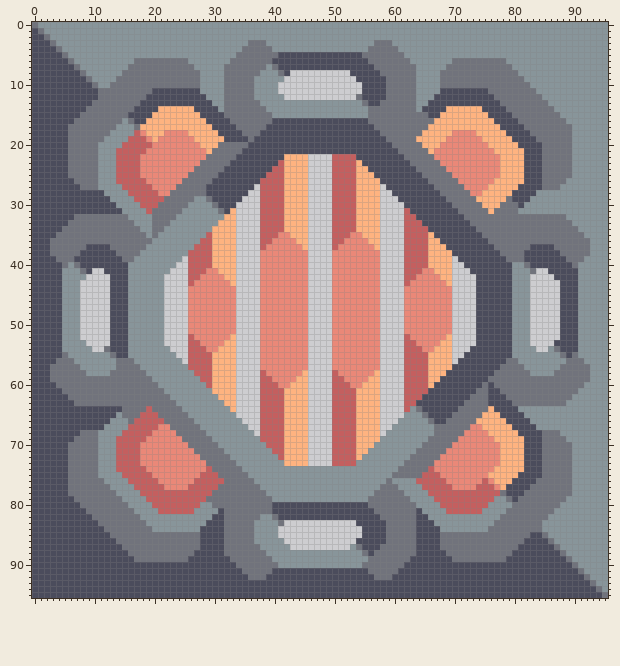
Sprite sheet: assets/sprites/blocks/crafting/smelter-t0/smelter-t0.png. The picture above is the old version.
The file is 96x96 pixels.
The same view after the edit:
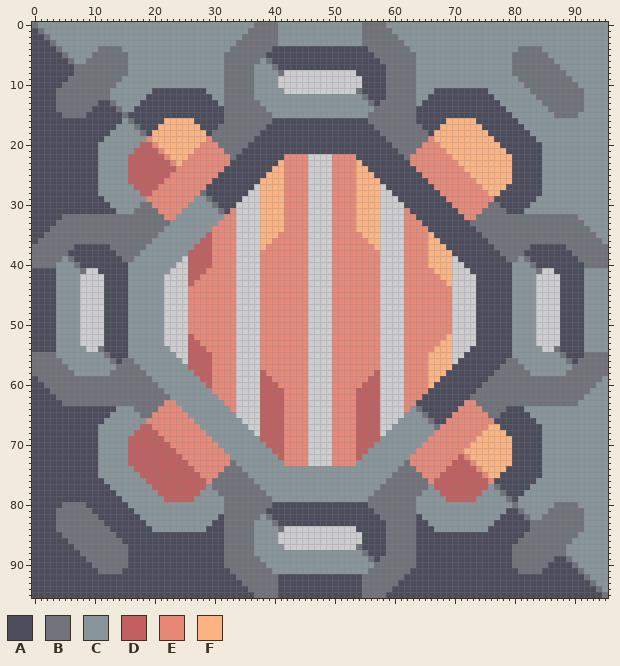
Palette (. is transparent): A #4b4c5c  B #71737c  C #88959a  D #c45f5f  E #ea8878  F #feb380
Change:
Changed rows in their new state; - is an unchanged pixel.
first column x 0:
 0 -------------------------------------BBBB--------------BBBB-------------------------------------
 1 ------------------------------------BBBBB--------------BBBBB------------------------------------
 2 -----------------------------------BBBBBB--------------BBBBBB-----------------------------------
 3 ----------------------------------BB---BB--------------BB---BB----------------------------------
 4 -----------BBBB------------------BB-----AAAAAAAAAAAAAAAA-----BB------------------BBBB-----------
 5 ----------BBBBBB----------------BB-----AA--------------AA-----BB----------------BBBBBB----------
 6 ---------BBBBBBB-CCCCCCCCC------B-----C-----------------AA-----B------CCCCCCCCC-BBBBBBB---------
 7 --------BBBBBBBBCCCCCCCCCCC----------CC------------------AA----------CCCCCCCCCCCBBBBBBBB--------
 8 -------B-BBBBBB-CCCCCCCCCCCC---------C----.----------.----A---------CCCCCCCCCCCC-BBBBBBBB-------
 9 ------BBB-BBBB-CCCCCCCCCCCCC-------------.------------.-------------CCCCCCCCCCCCC-BBBBBBBB------
10 -----BBBBB-BB-CCCCCCCCCCCCCC----------------------------------------CCCCCCCCCCCCCC-BBBBBBBB-----
11 ----BBBBBBB--CCCCCCC--------A------------C------------B------------A--------CCCCCCC-BBBBBBBB----
12 ----BBBBBBB--CCCCCC----------A------------CCCCCCCCCCCCCB----------A----------CCCCCCC-BBBBBBB----
13 ----BBBBBB-AA-CCCC------------A------------------------CB--------A------------CCCCCCC-BBBBBB----
14 ----BBBBB-AAAA-CC----AAAAAA----A------------------------C-------A----AAAAAA----CCCCCCC-BBBBB----
15 -----BBB-AAAAAA-----AAAAAAAA------------------------------------AA--AAAAAAAA----CCCCCCC-BBB-----
16 -------AAAAAAAA----AAA-----AA---B-------------------------------AAAAA-----AAA----CCCCCCCC-------
17 ------AAAAAAAA----AAA-------AA-BBB-------------------------------AAA-------AAA----CCCCCCCC------
18 ------AAAAAAA----CBA--FFFF---ABBBBB------------------------------BA---FFFF--AAA----CCCCCCC------
19 ------AAAAAA----CCC--FFFFFF--EBBBBBB----------------------------BBE--FFFFFF--AAA----CCCCCC------
20 ------AAAAA----CCC---FFFFFFFEEE----------------------------------EEEFFFFFFFF--AAA----CCCCC------
21 ------AAAAA---CCC--DD-FFFFF--EEE--------------------------------EEE--FFFFFFFF--AAA---CCCCC------
22 ------AAAAA---CC--DDDD-FFF---EEEE---------EEEE----EEEE---------EEEE---FFFFFFFF--AA---CCCCC------
23 ------AAAAA---CC--DDDDD-F---EEEEE--------FEEEE----EEEE---------EEEEE---FFFFFFF--AA---CCCCC------
24 ------AAAAA---CC--DDDDDD---EEEEE--------FFEEEE----EEEE----------EEEEE---FFFFFF--AA---CCCCC------
25 ------AAAAA---CC--DDDDD---EEEEE--------FFFEEEE----EEEE-----------EEEEE---FFFFF--AA---CCCCC------
26 -------AAAA---CC---DDD---EEEEE--------FFFFEEEE----EEEE------------EEEEE---FFF---AA---CCCC-------
27 --------AAA----CC---D---EEEEE---------FFFFEEEE----EEEE-------------EEEEE---F---AA----CCC--------
28 -----------C----CC--E--EEEEE----------FFFFEEEE----EEEE--------------EEEEE--E--AA----A-----------
29 ------------C----CCEEEEEEEE-----------FFFFEEEE----EEEE---------------EEEEEEEEAAA---A------------
30 -------------C----BBEEEEEE------------FFFFEEEE----EEEE----------------EEEEEEBBAAA-A-------------
31 --------------C--BBB-EEEE--------E----FFFFEEEE----EEEE--------E--------EEEE-B--AAA--------------
32 -----BB---------BBBB--EE--------EE----FFFFEEEE----EEEE--------EE--------EE---------------BB-----
33 ----BB-----------BBB-----------EEE----FFFFEEEE----EEEE--------EEE-------------------------BB----
34 ---BB-------------BB----------EEEE----FFFFEEEE----EEEE--------EEEE-------------------------BB---
35 --BB---------------B----------EEEE----FFF--EEE----EEE---------EEEE--------------------------BB--
36 -BB---------------------------EEEE----FF----EE----EE----------EEEE---------------------------BB-
37 BBB----AA---------------------EEEE----F------E----E-----------EEEE---------------------AA----BBB
38 BBB---AA----------------------EEEE----------------------------EEEE----------------------AA---BBB
39 BBBB-C------------------------EEEE----------------------------EEEE---------------CB------AA-BBBB
40 BBBBCC------------------------EEEE----------------------------EEEE----------------CB------AABBBB
41 ----C----.-A-------------------EEE----------------------------EEE------------------CB-.----A----
42 ----C---.---A-------------------EE----------------------------EE-------------------C---.---A----
43 ----C-------A--------------------E----------------------------E--------------------C-------A----
44 ----C-------A----------------------------------------------------------------------C-------A----
45 ----C-------A----------------------------------------------------------------------C-------A----
46 ----C-------A----------------------------------------------------------------------C-------A----
47 ----C-------A----------------------------------------------------------------------C-------A----
48 ----C-------A----------------------------------------------------------------------C-------A----
49 ----C-------A----------------------------------------------------------------------C-------A----
50 ----C-------A----------------------------------------------------------------------C-------A----
51 ----C-------A----------------------------------------------------------------------C-------A----
52 ----C-------A--------------------E----------------------------E--------------------C-------A----
53 ----C---.---A-------------------EE----------------------------EE-------------------C---.---A----
54 ----C----.-BA------------------EEE----------------------------EEE-------------------C-.----A----
55 BBBBCC------BA----------------EEEE----------------------------EEEE------------------------AABBBB
56 BBBB-CC------BA---------------EEEE----------------------------EEEE------------------------A-BBBB
57 BBB---CC----------------------EEEE----------------------------EEEE----------------------CC---BBB
58 BBB----CC---------------------EEEE-----------E----E------D----EEEE---------------------CC----BBB
59 -BB---------------------------EEEE----------EE----EE----DD----EEEE---------------------------BB-
60 --BB--------------------------EEEE---------EEE----EEE--DDD----EEEE----------B---------------BB--
61 ---BB-------------------------EEEE--------EEEE----EEEEDDDD----EEEE----------BB-------------BB---
62 ----BB-------------------------EEE--------EEEE----EEEEDDDD----EEE-----------BBB-----------BB----
63 -----BB---------------EE--------EE--------EEEE----EEEEDDDD----EE--------EE--BBBB---------BB-----
64 --------------CCC--B-EEEE--------E--------EEEE----EEEEDDDD----E--------EEEE-BBB--A--------------
65 -------------C-CCCBBEEEEEE----------------EEEE----EEEEDDDD------------EEEEEEBB----A-------------
66 ------------C---CCCEEEEEEEE---------------EEEE----EEEEDDDD-----------EEEEEEEEAA----A------------
67 -----------C----CC--E--EEEEE--------------EEEE----EEEEDDDD----------EEEEE--E--AA----A-----------
68 --------AAA----CC---D---EEEEE-------------EEEE----EEEEDDDD---------EEEEE---F---AA----CCC--------
69 -------AAAA---CC---DDD---EEEEE------------EEEE----EEEEDDDD--------EEEEE---FFF---AA---CCCC-------
70 ------AAAAA---CC--DDDDD---EEEEE-----------EEEE----EEEEDDD--------EEEEE---FFFFF--AA---CCCCC------
71 ------AAAAA---CC--DDDDDD---EEEEE----------EEEE----EEEEDD--------EEEEE---FFFFFF--AA---CCCCC------
72 ------AAAAA---CC--DDDDDDD---EEEEE---------EEEE----EEEED--------EEEEE---D-FFFFF--AA---CCCCC------
73 ------AAAAA---CC--DDDDDDDD---EEEE---------EEEE----EEEE---------EEEE---DDD-FFFF--AA---CCCCC------
74 ------AAAAA---CCC--DDDDDDDD--EEE--------------------------------EEE--DDDDD-FF--AAA---CCCCC------
75 ------AAAAA----CCC--DDDDDDDDEEE----------------------------------EEEDDDDDDD---AAA----CCCCC------
76 ------AAAAAA----CCC--DDDDDD--EBB----------------------------BBBBBBE--DDDDDD--AAA----CCCCCC------
77 ------AAAAAAA----CCC--DDDD---CB------------------------------BBBBBC---DDDD--CBA----CCCCCCC------
78 ------AAAAAAAA----CCC-------CCC-------------------------------BBB-CC-------CCC----CCCCCCCC------
79 -------AAAAAAAA----CCC-----CCCCC-------------------------------B---CC-----CCC----CCCCCCCC-------
80 -----BBB-AAAAAAA----CCCCCCCC--CC------------------------------------CCCCCCCC-----CCCCCC-BBB-----
81 ----BBBBB-AAAAAAA----CCCCCC----C-------A------------------------C----CCCCCC----AA-CCCC-BBBBB----
82 ----BBBBBB-AAAAAAA------------C--------BA------------------------C------------AAAA-CC-BBBBBB----
83 ----BBBBBBB-AAAAAAA----------C----------BAAAAAAAAAAAAA------------C----------AAAAAA--BBBBBBB----
84 ----BBBBBBBB-AAAAAAA--------C------------B------------A------------C--------AAAAAAA--BBBBBBB----
85 -----BBBBBBBB-AAAAAAAAAAAAAA----------------------------------------AAAAAAAAAAAAAA-BB-BBBBB-----
86 ------BBBBBBBB-AAAAAAAAAAAAA-------------.------------.-------------AAAAAAAAAAAAA-BBBB-BBB------
87 -------BBBBBBBB-AAAAAAAAAAAA---------C----.----------.----A---------AAAAAAAAAAAA-BBBBBB-B-------
88 --------BBBBBBBBAAAAAAAAAAA----------CC------------------AA----------AAAAAAAAAAABBBBBBBB--------
89 ---------BBBBBBB-AAAAAAAAA------B-----CC-----------------A-----B------AAAAAAAAA-BBBBBBB---------
90 ----------BBBBBB----------------BB-----CC--------------CC-----BB----------------BBBBBB----------
91 -----------BBBB------------------BB-----CCCCCCCCCCCCCCCC-----BB------------------BBBB-----------
92 ----------------------------------BB---BB--------------BB---BB----------------------------------
93 -----------------------------------BBBBBB--------------BBBBBB-----------------------------------
94 ------------------------------------BBBBB--------------BBBBB------------------------------------
95 -------------------------------------BBBB--------------BBBB-------------------------------------
Changed places in both pictures, as pixel boxes (x1, y1, x2, y2):
changed: (32, 22, 608, 598)
